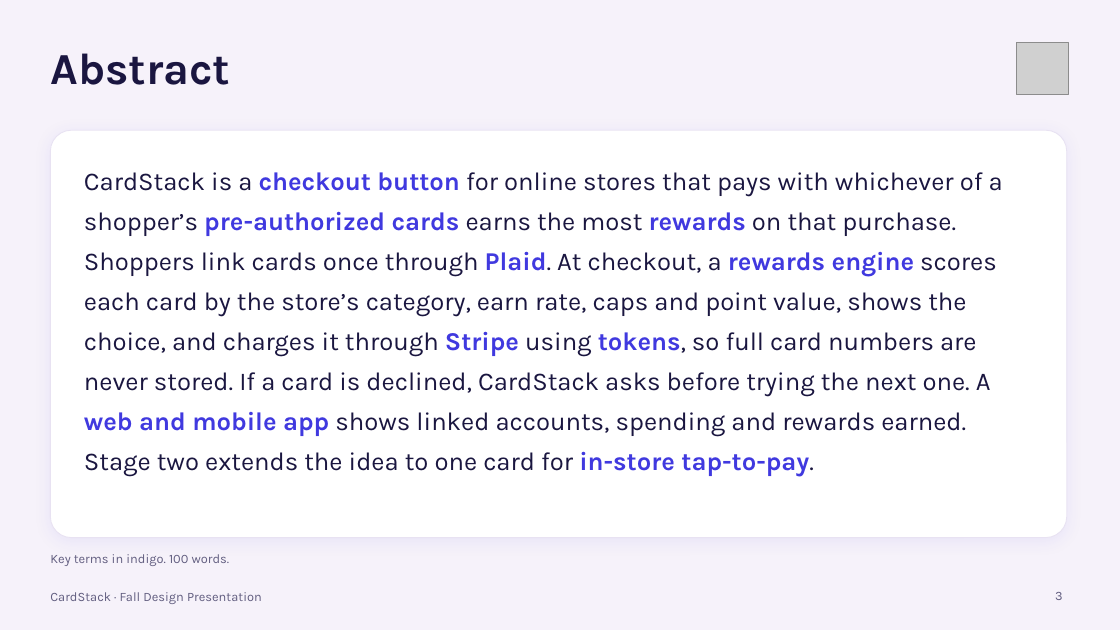
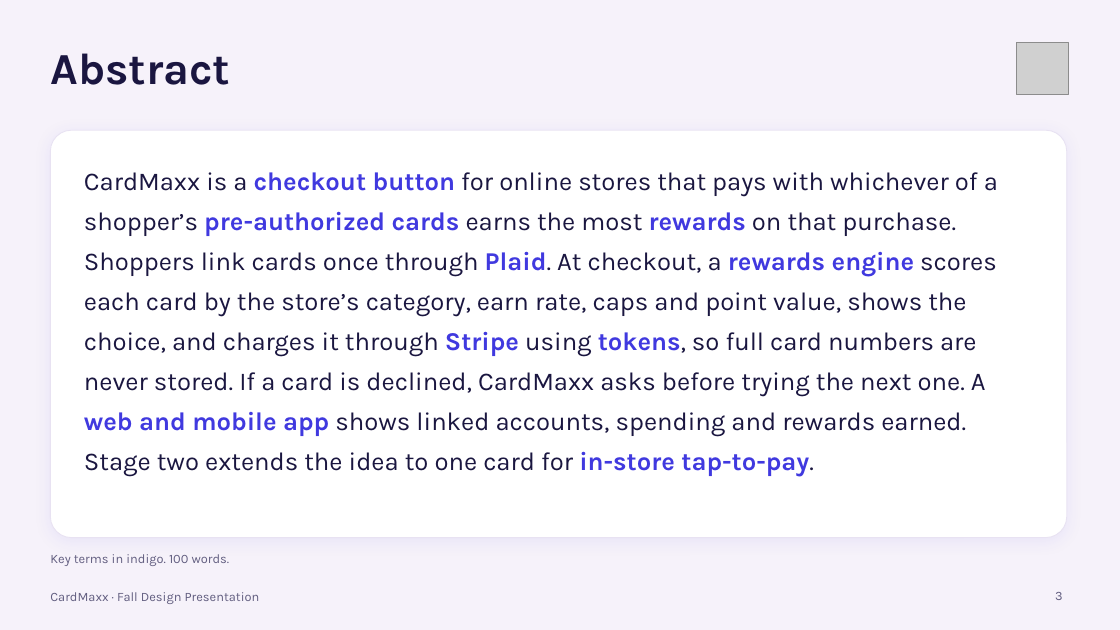
Before and after one commit to Maya2234/capstone, a slide deck: slide 3 of Presentation/CardStack_Design_Presentation_Draft.pptx. Drawn at 1120x630 pixels with LibreOffice and Linux fonts; fonts in the diff are those of the drawing; grey boxes stand for pictures. Boxes give left, top, right and bottom in pixels: in the first picture for what was removed or moved away, otherwise in the second. Text is boxed around its words. In the diff, an @@ line names an element or a change of style, - is before the commit and + after.

```diff
--- a/Presentation/CardStack_Design_Presentation_Draft.pptx
+++ b/Presentation/CardStack_Design_Presentation_Draft.pptx
@@ text at [84, 172, 998, 476]: text changed @@
-CardStack is a checkout button for online stores that pays with whichever of a shopper’s pre-authorized cards earns the most rewards on that purchase. Shoppers link cards once through Plaid. At checkout, a rewards engine scores each card by the store’s category, earn rate, caps and point value, shows the choice, and charges it through Stripe using tokens, so full card numbers are never stored. If a card is declined, CardStack asks before trying the next one. A web and mobile app shows linked accounts, spending and rewards earned. Stage two extends the idea to one card for in-store tap-to-pay.
+CardMaxx is a checkout button for online stores that pays with whichever of a shopper’s pre-authorized cards earns the most rewards on that purchase. Shoppers link cards once through Plaid. At checkout, a rewards engine scores each card by the store’s category, earn rate, caps and point value, shows the choice, and charges it through Stripe using tokens, so full card numbers are never stored. If a card is declined, CardMaxx asks before trying the next one. A web and mobile app shows linked accounts, spending and rewards earned. Stage two extends the idea to one card for in-store tap-to-pay.
@@ text at [50, 592, 260, 604]: text changed @@
-CardStack · Fall Design Presentation
+CardMaxx · Fall Design Presentation
```
Also in this commit, not shown: 10 other slides changed, 1 other file.
